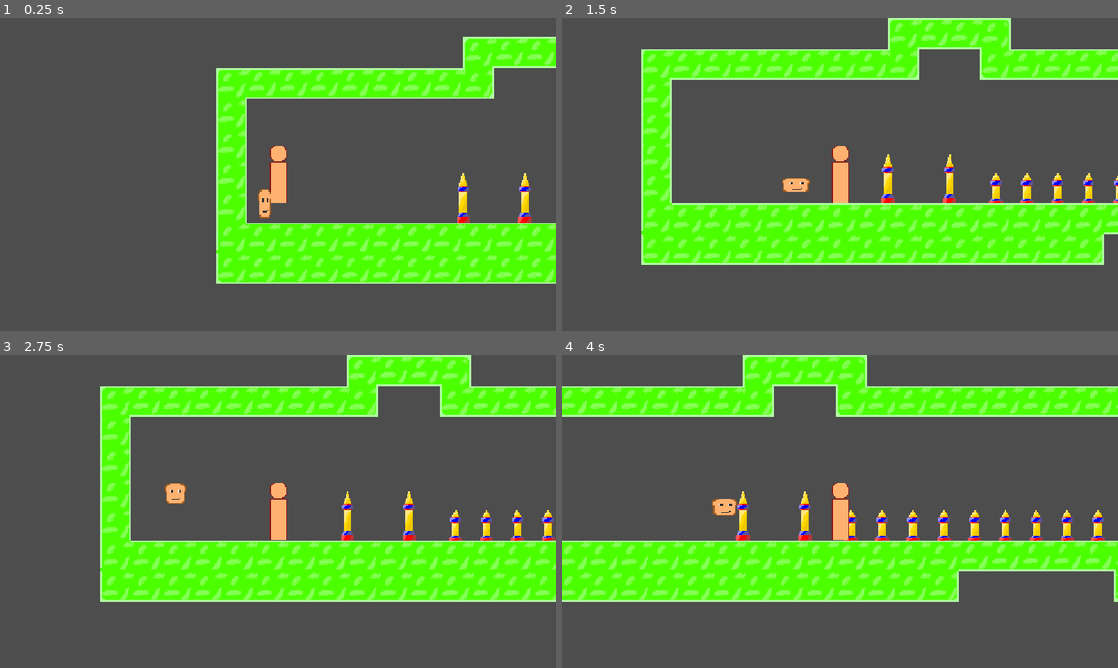
Above: before the commit, frames 1-4 (two rows, left to right).
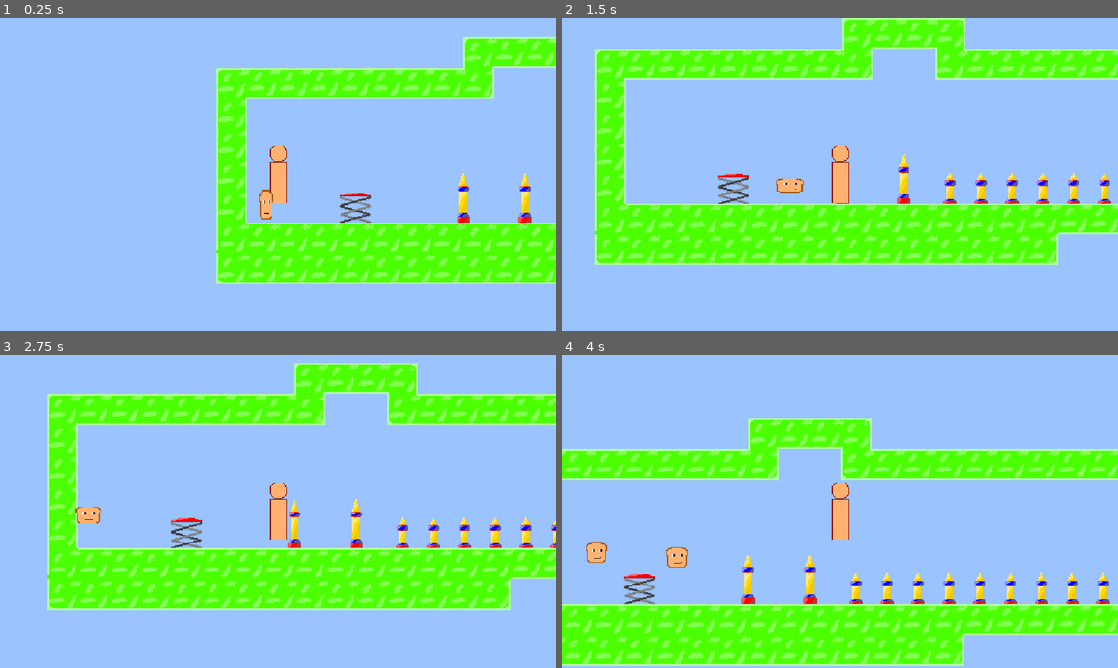
Above: after the commit, the same moments.

Repository: ropva/haven-game
Game: Godot game, scene res://scenes/main.tscn
Two runs of this game, one before a commit and one after it. Both use one fixed random seed, a clock stepped at 60 frames per second and the inputs below.
Inputs:
- Up to frame 1 (0.25 s): no input
- Up to frame 2 (1.5 s): tap Enter (ui_accept) at 0.5, 0.6, 0.77, 1.07 s; hold Right (ui_right) from 0.53 s (still down); tap F (shoot) at 1.35 s
- Up to frame 3 (2.75 s): tap Enter (ui_accept) at 1.52, 1.55, 1.82, 2.1 s; release Right (ui_right) at 2.03 s; hold Left (ui_left) from 2.03 s (still down)
- Up to frame 4 (4 s): release Left (ui_left) at 2.78 s; hold Right (ui_right) from 2.78 s (still down); tap F (shoot) at 2.85 s; tap Enter (ui_accept) at 3.02, 3.05, 3.32, 3.6, 3.77 s

The runs differ from the first frame. In frame 1, 78% of the frame differs, in the area x 0-100%, y 0-100%; in frame 2, 85%; in frame 3, 89%; in frame 4, 99%.

Commit message:
bounce tile

Diff:
--- a/project.godot
+++ b/project.godot
@@ -13,6 +13,7 @@
 config/name="haven-game"
 run/main_scene="uid://ccy3nufcpah6b"
 config/features=PackedStringArray("4.7", "Mobile")
+boot_splash/bg_color=Color(0.60391915, 0.7636565, 1, 1)
 config/icon="res://icon.svg"
 
 [display]
@@ -37,3 +38,4 @@
 textures/canvas_textures/default_texture_filter=0
 rendering_device/driver.windows="d3d12"
 renderer/rendering_method="mobile"
+environment/defaults/default_clear_color=Color(0.6039216, 0.7647059, 1, 1)
--- a/scenes/bread.gd
+++ b/scenes/bread.gd
@@ -16,7 +16,7 @@
 func _process(delta: float) -> void:
 	if collision_count >= 10: queue_free()
 	direction *= Vector2(1, randf_range(0.9997, 1.0002))
-	direction -= Vector2(0, -0.1)
+	direction -= Vector2(0, -0.08)
 	var collision = move_and_collide(direction * speed * delta)
 	if collision:
 		collision_count += 0.5
--- a/scenes/main.gd
+++ b/scenes/main.gd
@@ -5,6 +5,9 @@
 	%player.shoot_bread.connect(func(b):
 		add_child(b)
 	)
+	%player.jump_pad_activated.connect(func(coords: Vector2):
+		pass
+	)
 
 
 # Called every frame. 'delta' is the elapsed time since the previous frame.
--- a/scenes/main.tscn
+++ b/scenes/main.tscn
@@ -4,6 +4,7 @@
 [ext_resource type="Texture2D" uid="uid://cbdbbyalxvn3b" path="res://res/terrain.png" id="1_o5qli"]
 [ext_resource type="PackedScene" uid="uid://c1jmdqc2uivh0" path="res://scenes/bread.tscn" id="2_0wfyh"]
 [ext_resource type="PackedScene" uid="uid://c2mq7cakvpexk" path="res://scenes/player.tscn" id="3_sugp2"]
+[ext_resource type="Script" uid="uid://bb6u3anatrrnq" path="res://scenes/tile_map_layer.gd" id="3_tbgi4"]
 
 [sub_resource type="TileSetAtlasSource" id="TileSetAtlasSource_0wfyh"]
 texture = ExtResource("1_o5qli")
@@ -38,6 +39,7 @@
 4:0/0/terrains_peering_bit/top_right_corner = 1
 5:0/0 = 0
 6:0/0 = 0
+6:0/0/custom_data_0 = true
 7:0/0 = 0
 8:0/0 = 0
 9:0/0 = 0
@@ -422,6 +424,8 @@
 terrain_set_0/terrain_0/color = Color(0, 0.34509805, 0, 1)
 terrain_set_0/terrain_1/name = "yellob"
 terrain_set_0/terrain_1/color = Color(0.7501847, 0.7962123, 0.047747023, 1)
+custom_data_layer_0/name = "bouncy"
+custom_data_layer_0/type = 1
 sources/0 = SubResource("TileSetAtlasSource_0wfyh")
 
 [node name="Main" type="Node2D" unique_id=1510547566]
@@ -429,10 +433,12 @@
 script = ExtResource("1_jyhfs")
 
 [node name="TileMapLayer" type="TileMapLayer" parent="." unique_id=822908328]
-tile_map_data = PackedByteArray("AAAVAAEAAAABAAAAAAATAAEAAAA …(1536 unchanged characters)… AAAcAAAAOAAIAAAAAAAcAAAANAAIAAAAAAAcAAAA=")
+tile_map_data = PackedByteArray("AAAVAAEAAAABAAAAAAATAAEAAAA …(1536 unchanged characters)… AAAcAAAAOAAIAAAAAAAcAAAANAAIAAAAAAAcAAAACAAEAAAAGAAAAAAA=")
 tile_set = SubResource("TileSet_y0iyi")
-
-[node name="player" parent="." unique_id=1054328299 instance=ExtResource("3_sugp2")]
+script = ExtResource("3_tbgi4")
+
+[node name="player" parent="." unique_id=1054328299 node_paths=PackedStringArray("tile_map_layer") instance=ExtResource("3_sugp2")]
 unique_name_in_owner = true
+tile_map_layer = NodePath("../TileMapLayer")
 
 [node name="bread" parent="." unique_id=1170265474 instance=ExtResource("2_0wfyh")]
--- a/scenes/player.gd
+++ b/scenes/player.gd
@@ -2,10 +2,13 @@
 
 const BREAD = preload("res://scenes/bread.tscn")
 
-const SPEED = 300.0
-const JUMP_VELOCITY = -400.0
+@export var tile_map_layer: TileMapLayer
+
+const SPEED = 400.0
+const JUMP_VELOCITY = -600.0
 
 signal shoot_bread
+signal jump_pad_activated
 
 func _physics_process(delta: float) -> void:
 	# Add the gravity.
@@ -13,7 +16,7 @@
 		velocity += get_gravity() * delta
 
 	# Handle jump.
-	if Input.is_action_just_pressed("ui_accept") and is_on_floor():
+	if (Input.is_action_just_pressed("ui_accept") and is_on_floor()):
 		velocity.y = JUMP_VELOCITY
 
 	# Get the input direction and handle the movement/deceleration.
@@ -22,9 +25,19 @@
 	if direction:
 		velocity.x = direction * SPEED
 	else:
-		velocity.x = move_toward(velocity.x, 0, SPEED)
+		velocity.x = velocity.x * 0.7 if is_on_floor() else velocity.x * 0.99
 
 	move_and_slide()
+
+	_check_bounce_tile()
+
+func _check_bounce_tile() -> void:
+	var feet := global_position + Vector2(0, 8)
+	var coords := tile_map_layer.local_to_map(tile_map_layer.to_local(feet))
+	var data := tile_map_layer.get_cell_tile_data(coords)
+	if data and data.get_custom_data("bouncy"):
+		velocity.y = JUMP_VELOCITY
+		tile_map_layer.press_tile(coords)
 
 func _input(event: InputEvent) -> void:
 	if event.is_action_pressed("shoot"):
--- /dev/null
+++ b/scenes/tile_map_layer.gd
@@ -0,0 +1,22 @@
+extends TileMapLayer
+
+@export var pressed_atlas_coords := Vector2i(6, 1)
+var _pressed := {}
+
+func press_tile(coords: Vector2i, duration := 0.2) -> void:
+	if _pressed.has(coords):
+		return
+	var source_id := get_cell_source_id(coords)
+	if source_id == -1:
+		return
+
+	var original_atlas := get_cell_atlas_coords(coords)
+	var original_alt := get_cell_alternative_tile(coords)
+
+	_pressed[coords] = true
+	set_cell(coords, source_id, pressed_atlas_coords, original_alt)
+
+	await get_tree().create_timer(duration).timeout
+
+	set_cell(coords, source_id, original_atlas, original_alt)
+	_pressed.erase(coords)
Not shown, added: scenes/tile_map_layer.gd.uid
